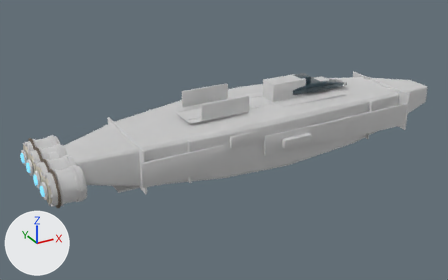
Renders of the glTF model assets/ships/parts/wholeships/colossus_production_v1_lod1.glb from each side of a commit.
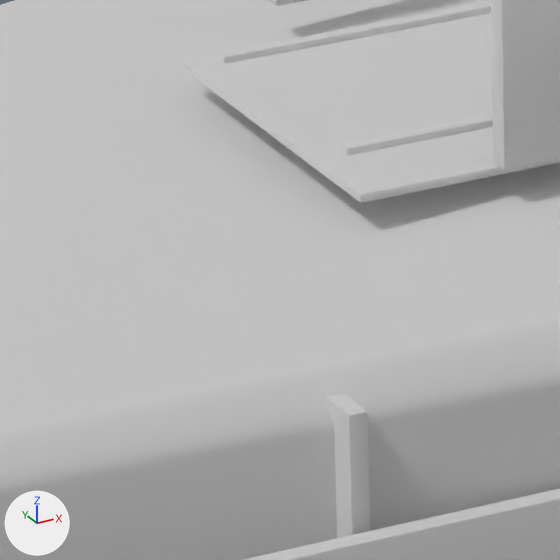
Each version appears first whole from a camera (50 mm lens) standing at (-17.7, -27.7, 13.5) and looking at (-2.2, 0.4, -0.6), and next in a close-up on the part from 36% to 46% of the width and 38% to 55% of the height. Every picture has the same lights, and +X, +Y and +Z are marked at lower left. The last two pictures show the newer version. Objects named as collision shapes, trigger or cutter boxes, shadow casters or lower levels of detail are left out. Where no turn or scale is listed for an object, it has been applied to the vertices. Vertices at exactly the same position are counted once.

The older version as bpy lines, for what is in view:
```python
me_cube_177 = bpy.data.meshes.new('Cube.177')
me_cube_177.from_pydata(...)  # 3048 vertices, 5908 faces; spans x -12.9..9.0, y -3.3..3.3, z -0.1..3.1
me_cube_177.materials.append(mat_material_mechanical)  # white #e7e7e7
me_cylinder_142 = bpy.data.meshes.new('Cylinder.142')
me_cylinder_142.from_pydata(...)  # 2192 vertices, 4272 faces; spans x -0.4..17.4, y -3.1..3.1, z -0.9..2.4
me_cylinder_142.materials.append(mat_material_armor)  # white #e7e7e7
me_pressure_hull_mesh_001 = bpy.data.meshes.new('Pressure_Hull_Mesh.001')
me_pressure_hull_mesh_001.from_pydata(...)  # 848 vertices, 1648 faces; spans x -11.1..12.0, y -2.9..2.9, z -1.4..1.5
me_pressure_hull_mesh_001.materials.append(mat_material_hull)  # white #e7e7e7
ob_lod1_armor = bpy.data.objects.new('LOD1_Armor', me_cylinder_142)
ob_lod1_armor.location = (-11.85, 0.0, 0.1)
ob_lod1_hull = bpy.data.objects.new('LOD1_Hull', me_pressure_hull_mesh_001)
ob_lod1_hull.location = (0.0, 0.0, 0.0)
ob_lod1_mechanical = bpy.data.objects.new('LOD1_Mechanical', me_cube_177)
ob_lod1_mechanical.location = (0.0, 0.0, -1.53)
```
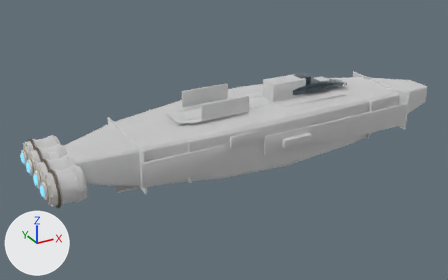
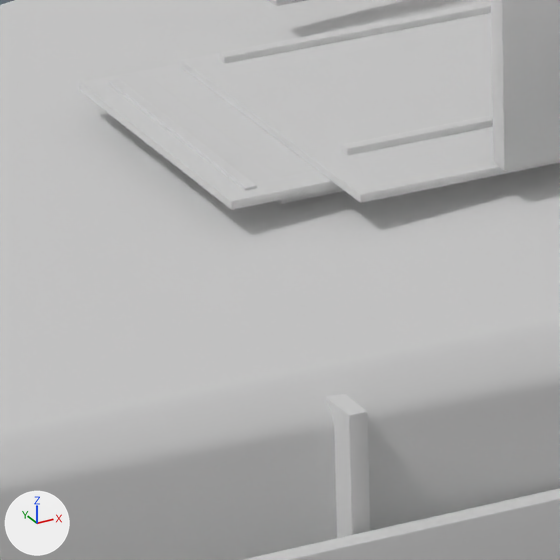
Location of each change, (x1, y1, x2, y2) in pixels of the close-ups (560 x 560 px):
'LOD1_Armor', reshaped
    before: (182, 0, 560, 203)
    after: (79, 0, 560, 210)
'LOD1_Mechanical', reshaped
    before: (219, 2, 493, 155)
    after: (107, 2, 493, 204)
part 1 of me_cylinder_142, added
    after: (79, 63, 340, 210)
part 2 of me_cube_177, added
    after: (155, 74, 344, 204)

Diff of the bpy script that builds the scene:
```diff
--- a/assets/ships/parts/wholeships/colossus_production_v1_lod1.glb.py
+++ b/assets/ships/parts/wholeships/colossus_production_v1_lod1.glb.py
@@ me_cylinder_142 @@
 # used by ob_lod1_armor; location = (-11.85, 0.0, 0.1)
-me_cylinder_142.from_pydata(...)  # 2192 vertices, 4272 faces; spans x -0.4..17.4, y -3.1..3.1, z -0.9..2.4
+me_cylinder_142.from_pydata(...)  # 2360 vertices, 4596 faces; spans x -0.4..17.4, y -3.1..3.1, z -0.9..2.4
+# me_cylinder_142 part 1: the loose piece of 56 vertices spanning x 6.8..10.2, y -1.1..0.8, z 1.4 is copied, and the copy is scaled about its middle by (1, 0.877, 1.09), then moved by (-0.5, 0.2, 0.0); it spans x 6.3..9.7, y -0.8..0.8, z 1.3..1.4
+# other edits to the shape of me_cylinder_142 do not show in these pictures
 me_cylinder_142.materials.append(mat_material_armor)
@@ me_cube_177 @@
 # used by ob_lod1_mechanical; location = (0.0, 0.0, -1.53)
-me_cube_177.from_pydata(...)  # 3048 vertices, 5908 faces; spans x -12.9..9.0, y -3.3..3.3, z -0.1..3.1
+me_cube_177.from_pydata(...)  # 3552 vertices, 6880 faces; spans x -12.9..9.0, y -3.3..3.3, z -0.1..3.1
+# me_cube_177 part 2: the loose piece of 56 vertices spanning x -4.9..5.2, y -0.7..-0.6, z 3.0..3.1 is copied, and the copy is scaled about its middle by (0.273, 24.7, 1.94), then moved by (-4.0, 0.6, -0.1); it spans x -5.2..-2.5, y -0.7..0.7, z 2.9..3.0
+# other edits to the shape of me_cube_177 do not show in these pictures
 me_cube_177.materials.append(mat_material_mechanical)
```
